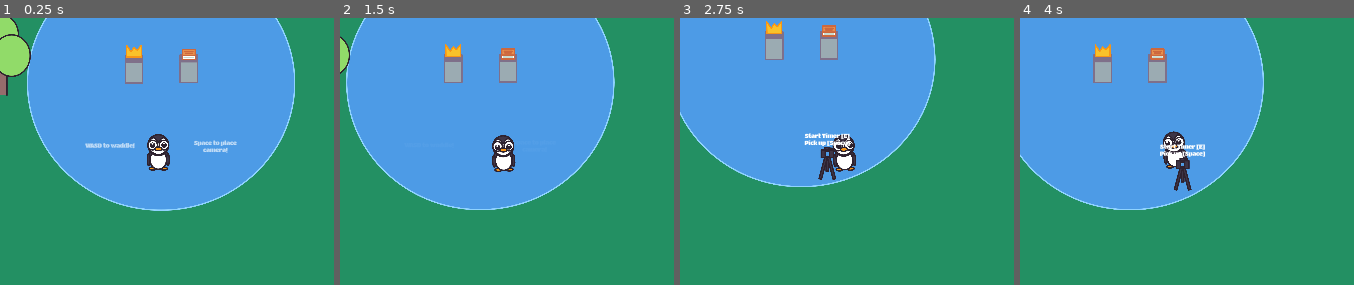
Above: before the commit, frames 1-4 (left to right).
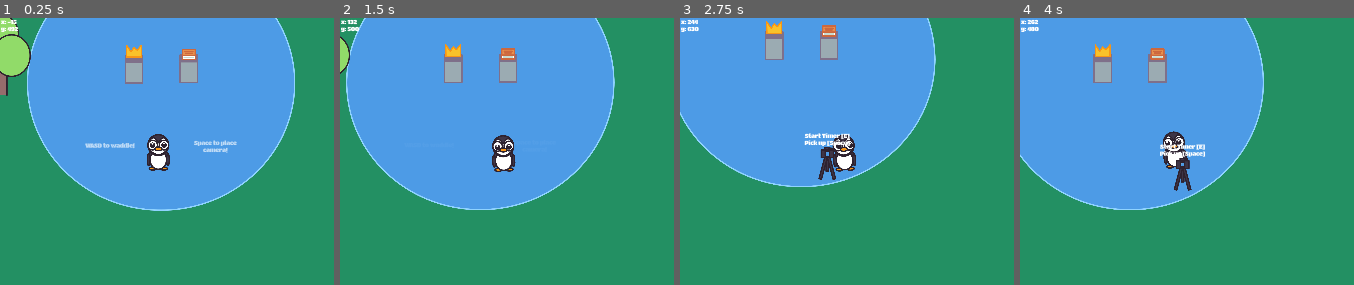
Above: after the commit, the same moments.

Repository: JoeZlonicky/picture-park
Game: Godot game, scene res://launcher/launcher.tscn
Two runs of this game, one before a commit and one after it. Both use one fixed random seed, a clock stepped at 60 frames per second and the inputs below. The engine's default icon, where the game draws it, is replaced by a stand-in: a white triangle on a blue panel in a dark square.
Inputs:
- Up to frame 1 (0.25 s): no input
- Up to frame 2 (1.5 s): tap Enter at 0.5 s; hold D (move_right) 0.53-1.28 s; hold Space (camera) 0.53-1.28 s; hold Down (move_down) from 1.28 s (still down); tap Space (camera) at 1.35 s
- Up to frame 3 (2.75 s): release Down (move_down) at 2.03 s; hold D (move_right) from 2.03 s (still down); hold Space (camera) from 2.03 s (still down)
- Up to frame 4 (4 s): release D (move_right) at 2.78 s; release Space (camera) at 2.78 s; hold W (move_up) 2.78-3.53 s; tap Space (camera) at 2.85 s; hold A (move_left) from 3.53 s (still down); hold Space (camera) from 3.53 s (still down)

The runs differ from the first frame. In frame 1, 0.1% of the frame differs, in the area x 0-6%, y 0-6%; in frame 2, 0.1%; in frame 3, 0.1%; in frame 4, 0.1%.

Commit message:
Improved photo mechanic

Diff:
--- a/components/progress/photo.gd
+++ b/components/progress/photo.gd
@@ -13,3 +13,10 @@
 	taken_at = p_taken_at
 	time_taken = p_time_taken
 	captures = p_captures
+
+
+func get_taken_at_string() -> String:
+	var s = "Taken at  x:"
+	s += str(roundi(taken_at.x))
+	s += "  y:" + str(roundi(taken_at.y))
+	return s
--- a/content/camera_tool/camera_tool.gd
+++ b/content/camera_tool/camera_tool.gd
@@ -68,7 +68,7 @@
 		captures.append(area.data)
 
 	var image := screenshot_viewport.get_texture().get_image()
-	var photo := Photo.new(image, marker_2d.global_position, Time.get_ticks_msec(), captures)
+	var photo := Photo.new(image, marker_2d.global_position, Time.get_unix_time_from_system(), captures)
 	photo_taken.emit(photo)
 	interact_collision_shape_2d.disabled = false
 
--- a/content/interactables/crown_pedestal/crown_pedestal.gd
+++ b/content/interactables/crown_pedestal/crown_pedestal.gd
@@ -16,12 +16,13 @@
 
 
 func update_progress(current: int, total: int) -> void:
-	label.text = str(current) + " / " + str(total)
 	if current < total:
+		label.text = str(current) + " / " + str(total)
 		label.modulate = Color("e83b3b")
 		unlocked = false
 	else:
 		label.modulate = Color.WHITE
+		label.text = "Pick up [E]"
 		unlocked = true
 
 
--- a/content/interactables/crown_pedestal/crown_pedestal.tscn
+++ b/content/interactables/crown_pedestal/crown_pedestal.tscn
@@ -23,6 +23,10 @@
 [node name="CollisionShape2D" type="CollisionShape2D" parent="InteractableArea"]
 shape = SubResource("CircleShape2D_cfh6h")
 
+[node name="VBoxContainer" type="VBoxContainer" parent="InteractableArea"]
+offset_right = 40.0
+offset_bottom = 40.0
+
 [node name="Label" type="Label" parent="InteractableArea"]
 visibility_layer = 2
 anchors_preset = 5
--- a/content/scenes/gallery_screen/gallery_screen.gd
+++ b/content/scenes/gallery_screen/gallery_screen.gd
@@ -7,25 +7,42 @@
 const PHOTO_BUTTON_SCENE := preload("uid://celgv7fhap4k5")
 
 @onready var grid_container: GridContainer = %GridContainer
+@onready var go_back_button: Button = %GoBackButton
 
 
 signal closed
+
+
+func _unhandled_input(event: InputEvent) -> void:
+	if visible and event.is_action_pressed("ui_cancel"):
+		_on_go_back_button_pressed()
+		get_viewport().set_input_as_handled()
+
 
 func populate(all_photos: Array[PhotoData], collection: PhotoCollection) -> void:
 	var current_buttons := grid_container.get_children()
 	for button in current_buttons:
 		button.queue_free()
 
+	var focus_given: bool = false
+
 	for data in all_photos:
 		var button := PHOTO_BUTTON_SCENE.instantiate() as Button
+		grid_container.add_child(button)
+
 		if collection.has_photo(data):
 			button.text = data.name
 			var photo := collection.get_photo(data)
 			button.pressed.connect(_on_photo_button_pressed.bind(photo, data.name))
+			if not focus_given:
+				focus_given = true
+				button.grab_focus()
 		else:
 			button.text = "???"
 			button.disabled = true
-		grid_container.add_child(button)
+
+	if not focus_given:
+		go_back_button.grab_focus()
 
 
 func _on_photo_button_pressed(photo: Photo, title: String) -> void:
--- a/content/scenes/gallery_screen/gallery_screen.tscn
+++ b/content/scenes/gallery_screen/gallery_screen.tscn
@@ -19,32 +19,31 @@
 color = Color(0, 0, 0, 0.75)
 
 [node name="VBoxContainer" type="VBoxContainer" parent="."]
-anchors_preset = 8
-anchor_left = 0.5
-anchor_top = 0.5
-anchor_right = 0.5
-anchor_bottom = 0.5
-offset_left = -86.0
-offset_top = -85.0
-offset_right = 86.0
-offset_bottom = 85.0
+anchors_preset = 15
+anchor_right = 1.0
+anchor_bottom = 1.0
 grow_horizontal = 2
 grow_vertical = 2
-theme_override_constants/separation = 32
+theme_override_constants/separation = 80
+alignment = 1
 
 [node name="Label" type="Label" parent="VBoxContainer"]
 layout_mode = 2
 theme_override_font_sizes/font_size = 64
 text = "Photo Gallery"
+horizontal_alignment = 1
 
 [node name="GridContainer" type="GridContainer" parent="VBoxContainer"]
 unique_name_in_owner = true
 layout_mode = 2
+size_flags_horizontal = 4
+size_flags_vertical = 4
 theme_override_constants/h_separation = 80
 theme_override_constants/v_separation = 30
 columns = 3
 
 [node name="GoBackButton" type="Button" parent="VBoxContainer"]
+unique_name_in_owner = true
 layout_mode = 2
 mouse_default_cursor_shape = 2
 theme_override_colors/font_color = Color(0.81, 0.81, 0.81, 1)
--- a/content/scenes/game/game.gd
+++ b/content/scenes/game/game.gd
@@ -20,6 +20,7 @@
 @onready var camera_2d: Camera2D = $World/Player/Camera2D
 @onready var ground: ColorRect = $Ground
 @onready var crown_pedestal: CrownPedestal = $World/CrownPedestal
+@onready var coord_label: Label = $HUD/CoordLabel
 
 @onready var move_tutorial: Label = $IceRink/MoveTutorial
 @onready var camera_tutorial: Label = $IceRink/CameraTutorial
@@ -46,6 +47,10 @@
 			get_tree().paused = false
 
 
+func _physics_process(_delta: float) -> void:
+	coord_label.text = "x: " + str(roundi(player.global_position.x)) + "\ny: " + str(roundi(player.global_position.y))
+
+
 func _place_camera() -> void:
 	camera_tool = CAMERA_TOOL_SCENE.instantiate()
 	camera_tool.global_position = camera_place_marker.global_position
@@ -66,7 +71,7 @@
 
 func _on_camera_tool_photo_taken(photo: Photo) -> void:
 	var result := photo_collection.add_photo(photo)
-	screenshot_screen.show_new_screenshot(photo.image, result)
+	screenshot_screen.show_new_screenshot(photo, result)
 	screenshot_screen.show()
 
 	crown_pedestal.update_progress(photo_collection.get_all_captures().size(), all_photos.size())
@@ -89,7 +94,7 @@
 
 func _on_gallery_screen_view_request(photo: Photo, title: String) -> void:
 	gallery_screen.hide()
-	screenshot_screen.show_owned_screenshot(photo.image, title)
+	screenshot_screen.show_owned_screenshot(photo, title)
 	screenshot_screen.show()
 
 
--- a/content/scenes/game/game.tscn
+++ b/content/scenes/game/game.tscn
@@ -31,6 +31,17 @@
 [node name="Game" type="Node2D"]
 script = ExtResource("1_gve2d")
 all_photos = Array[ExtResource("2_ccpix")]([ExtResource("3_6851e"), ExtResource("4_781ya"), ExtResource("5_cmdph")])
+
+[node name="HUD" type="CanvasLayer" parent="."]
+
+[node name="CoordLabel" type="Label" parent="HUD"]
+offset_left = 5.0
+offset_top = 4.0
+offset_right = 261.0
+offset_bottom = 44.333332
+theme_override_font_sizes/font_size = 32
+text = "x:
+y: "
 
 [node name="MainMenu" parent="." instance=ExtResource("2_bnayj")]
 process_mode = 3
--- a/content/scenes/screenshot_screen/screenshot_screen.gd
+++ b/content/scenes/screenshot_screen/screenshot_screen.gd
@@ -5,22 +5,30 @@
 signal closed
 
 var is_temp: bool = false
+var current_photo: Photo = null
 
 @onready var title_label: Label = %TitleLabel
 @onready var new_label: Label = %NewLabel
 @onready var updated_label: Label = %UpdatedLabel
 @onready var screenshot: TextureRect = %Screenshot
+@onready var save_button: Button = %SaveButton
+@onready var continue_button: Button = %ContinueButton
+@onready var coord_label: Label = %CoordLabel
+
+
+func _ready() -> void:
+	if OS.get_name() == "Web":
+		save_button.disabled = true
 
 
 func _unhandled_input(event: InputEvent) -> void:
-	if event.is_action_pressed("camera") and visible:
-		hide()
+	if visible and event.is_action_pressed("ui_cancel"):
+		_on_continue_button_pressed()
 		get_viewport().set_input_as_handled()
-		closed.emit()
 
 
-func show_new_screenshot(image: Image, changes: Dictionary[PhotoData, bool]) -> void:
-	screenshot.texture = ImageTexture.create_from_image(image)
+func show_new_screenshot(photo: Photo, changes: Dictionary[PhotoData, bool]) -> void:
+	screenshot.texture = ImageTexture.create_from_image(photo.image)
 	var additions: Array[String] = []
 	var updated: Array[String] = []
 	for data in changes:
@@ -42,12 +50,34 @@
 		updated_label.hide()
 
 	title_label.text = "New Photo!"
+	coord_label.text = photo.get_taken_at_string()
 	is_temp = false
+	save_button.show()
+	continue_button.grab_focus()
+	current_photo = photo
 
 
-func show_owned_screenshot(image: Image, title: String) -> void:
-	screenshot.texture = ImageTexture.create_from_image(image)
+func show_owned_screenshot(photo: Photo, title: String) -> void:
+	screenshot.texture = ImageTexture.create_from_image(photo.image)
+	coord_label.text = photo.get_taken_at_string()
 	new_label.hide()
 	updated_label.hide()
 	title_label.text = title
 	is_temp = true
+	save_button.show()
+	continue_button.grab_focus()
+	current_photo = photo
+
+
+func _on_continue_button_pressed() -> void:
+	hide()
+	get_viewport().set_input_as_handled()
+	closed.emit()
+
+
+func _on_save_button_pressed() -> void:
+	if current_photo:
+		var file_path := "user://" + str(current_photo.time_taken) + ".png"
+		current_photo.image.save_png(file_path)
+	save_button.hide()
+	continue_button.grab_focus()
--- a/content/scenes/screenshot_screen/screenshot_screen.tscn
+++ b/content/scenes/screenshot_screen/screenshot_screen.tscn
@@ -1,6 +1,10 @@
-[gd_scene load_steps=2 format=3 uid="uid://byqhqqqypiesd"]
+[gd_scene load_steps=4 format=3 uid="uid://byqhqqqypiesd"]
 
 [ext_resource type="Script" uid="uid://djlmrhyutumuq" path="res://content/scenes/screenshot_screen/screenshot_screen.gd" id="1_8qxr4"]
+
+[sub_resource type="StyleBoxEmpty" id="StyleBoxEmpty_vmqyb"]
+
+[sub_resource type="StyleBoxEmpty" id="StyleBoxEmpty_7pgg2"]
 
 [node name="ScreenshotScreen" type="CanvasLayer"]
 script = ExtResource("1_8qxr4")
@@ -27,6 +31,13 @@
 layout_mode = 2
 theme_override_font_sizes/font_size = 64
 text = "New Photo!"
+horizontal_alignment = 1
+
+[node name="CoordLabel" type="Label" parent="VBoxContainer"]
+unique_name_in_owner = true
+layout_mode = 2
+theme_override_font_sizes/font_size = 24
+text = "Taken at: x:52 y:200"
 horizontal_alignment = 1
 
 [node name="Poloroid" type="ColorRect" parent="VBoxContainer"]
@@ -67,8 +78,34 @@
 custom_minimum_size = Vector2(0, 32)
 layout_mode = 2
 
-[node name="ContinueLabel" type="Label" parent="VBoxContainer"]
+[node name="ContinueButton" type="Button" parent="VBoxContainer"]
+unique_name_in_owner = true
 layout_mode = 2
+mouse_default_cursor_shape = 2
+theme_override_colors/font_color = Color(0.81, 0.81, 0.81, 1)
+theme_override_colors/font_focus_color = Color(1, 1, 1, 1)
+theme_override_colors/font_pressed_color = Color(0.5689727, 0.56897277, 0.5689727, 1)
+theme_override_colors/font_hover_color = Color(1, 1, 1, 1)
 theme_override_font_sizes/font_size = 42
-text = "Press Space to Continue"
-horizontal_alignment = 1
+theme_override_styles/disabled = SubResource("StyleBoxEmpty_vmqyb")
+theme_override_styles/focus = SubResource("StyleBoxEmpty_7pgg2")
+text = "Continue"
+flat = true
+
+[node name="SaveButton" type="Button" parent="VBoxContainer"]
+unique_name_in_owner = true
+layout_mode = 2
+mouse_default_cursor_shape = 2
+theme_override_colors/font_color = Color(0.81, 0.81, 0.81, 1)
+theme_override_colors/font_focus_color = Color(1, 1, 1, 1)
+theme_override_colors/font_pressed_color = Color(0.5689727, 0.56897277, 0.5689727, 1)
+theme_override_colors/font_hover_color = Color(1, 1, 1, 1)
+theme_override_colors/font_disabled_color = Color(0.5449743, 0.54497427, 0.5449743, 1)
+theme_override_font_sizes/font_size = 42
+theme_override_styles/disabled = SubResource("StyleBoxEmpty_vmqyb")
+theme_override_styles/focus = SubResource("StyleBoxEmpty_7pgg2")
+text = "Save (Desktop only)"
+flat = true
+
+[connection signal="pressed" from="VBoxContainer/ContinueButton" to="." method="_on_continue_button_pressed"]
+[connection signal="pressed" from="VBoxContainer/SaveButton" to="." method="_on_save_button_pressed"]
--- a/project.godot
+++ b/project.godot
@@ -10,8 +10,9 @@
 
 [application]
 
-config/name="Picture Park"
+config/name="Penguins in Picture Park"
 run/main_scene="uid://b7btidc8x10mr"
+config/use_custom_user_dir=true
 config/features=PackedStringArray("4.5", "GL Compatibility")
 config/icon="res://icon.svg"
 
@@ -30,6 +31,12 @@
 
 [input]
 
+ui_cancel={
+"deadzone": 0.5,
+"events": [Object(InputEventKey,"resource_local_to_scene":false,"resource_name":"","device":0,"window_id":0,"alt_pressed":false,"shift_pressed":false,"ctrl_pressed":false,"meta_pressed":false,"pressed":false,"keycode":4194305,"physical_keycode":0,"key_label":0,"unicode":0,"location":0,"echo":false,"script":null)
+, Object(InputEventJoypadButton,"resource_local_to_scene":false,"resource_name":"","device":-1,"button_index":1,"pressure":0.0,"pressed":false,"script":null)
+]
+}
 ui_left={
 "deadzone": 0.5,
 "events": [Object(InputEventKey,"resource_local_to_scene":false,"resource_name":"","device":0,"window_id":0,"alt_presse …(194 unchanged characters)…
